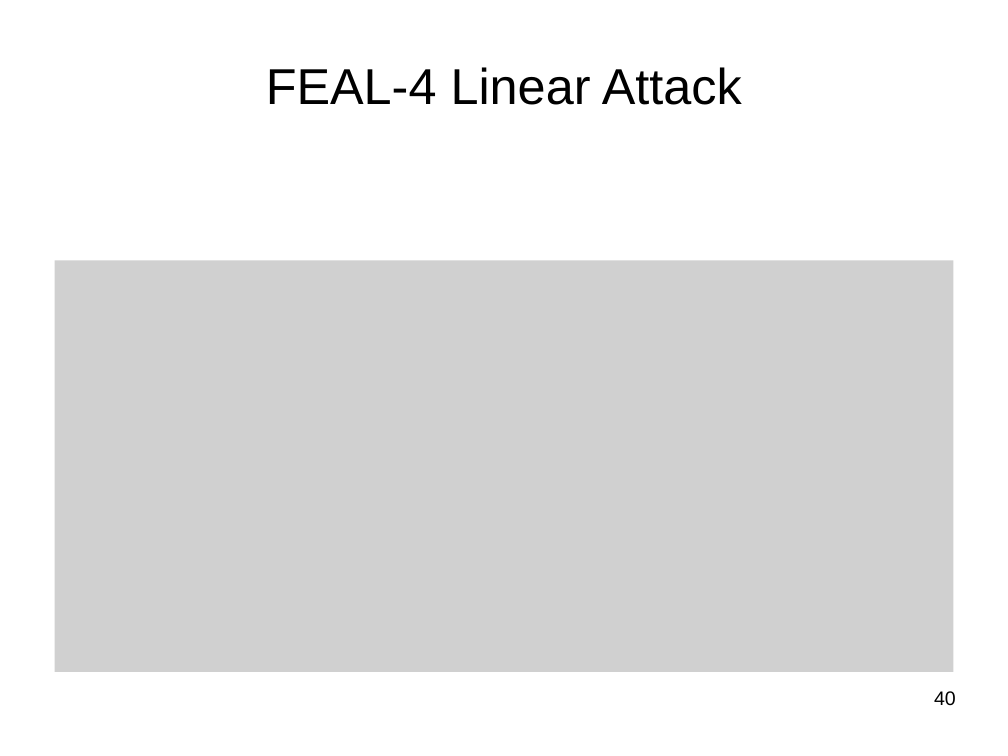
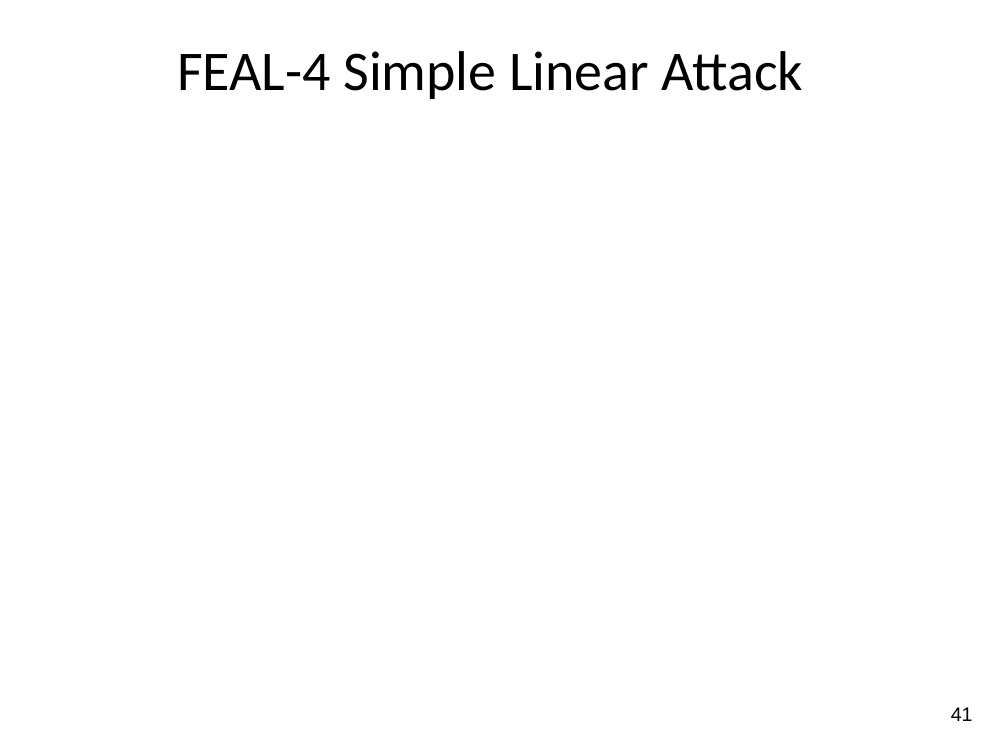
Before and after one commit to jlmucb/class_notes, a slide deck: slide 41 of BerkeleyClass/CS290Spring2013/Lectures/Cryptoclass4.pptx (slide 40 before the commit). Drawn at 1008x756 pixels with LibreOffice and Linux fonts; fonts in the diff are those of the drawing; grey boxes stand for pictures. Boxes give left, top, right and bottom in pixels: in the first picture for what was removed or moved away, otherwise in the second. Text is boxed around its words. In the diff, an @@ line names an element or a change of style, - is before the commit and + after.

Commit message:
Improved FEAL discussion

```diff
--- a/BerkeleyClass/CS290Spring2013/Lectures/Cryptoclass4.pptx
+++ b/BerkeleyClass/CS290Spring2013/Lectures/Cryptoclass4.pptx
@@ title at (177,51,804,99): text changed; size 36 to 40 pt; font Arial to Calibri @@
-FEAL-4 Linear Attack
+FEAL-4 Simple Linear Attack
@@ picture removed at (54,260,954,671) @@
@@ page number removed at (934,691,956,706) @@
-40
@@ page number added at (951,707,973,721), 14 pt, text #000000 @@
+41
```
Also in this commit, not shown: 17 other slides changed, 5 slides added, 4 slides removed.
